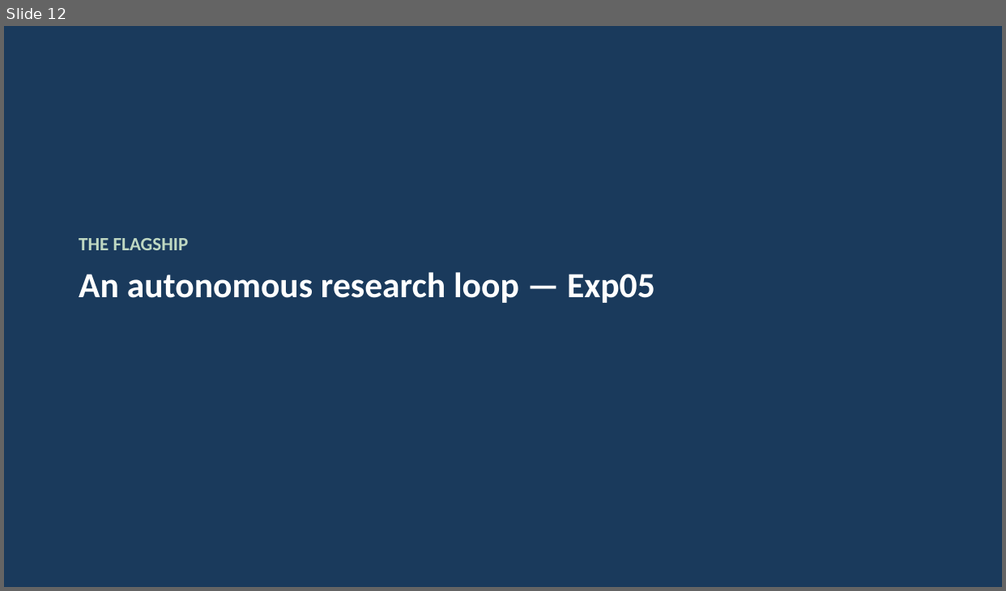
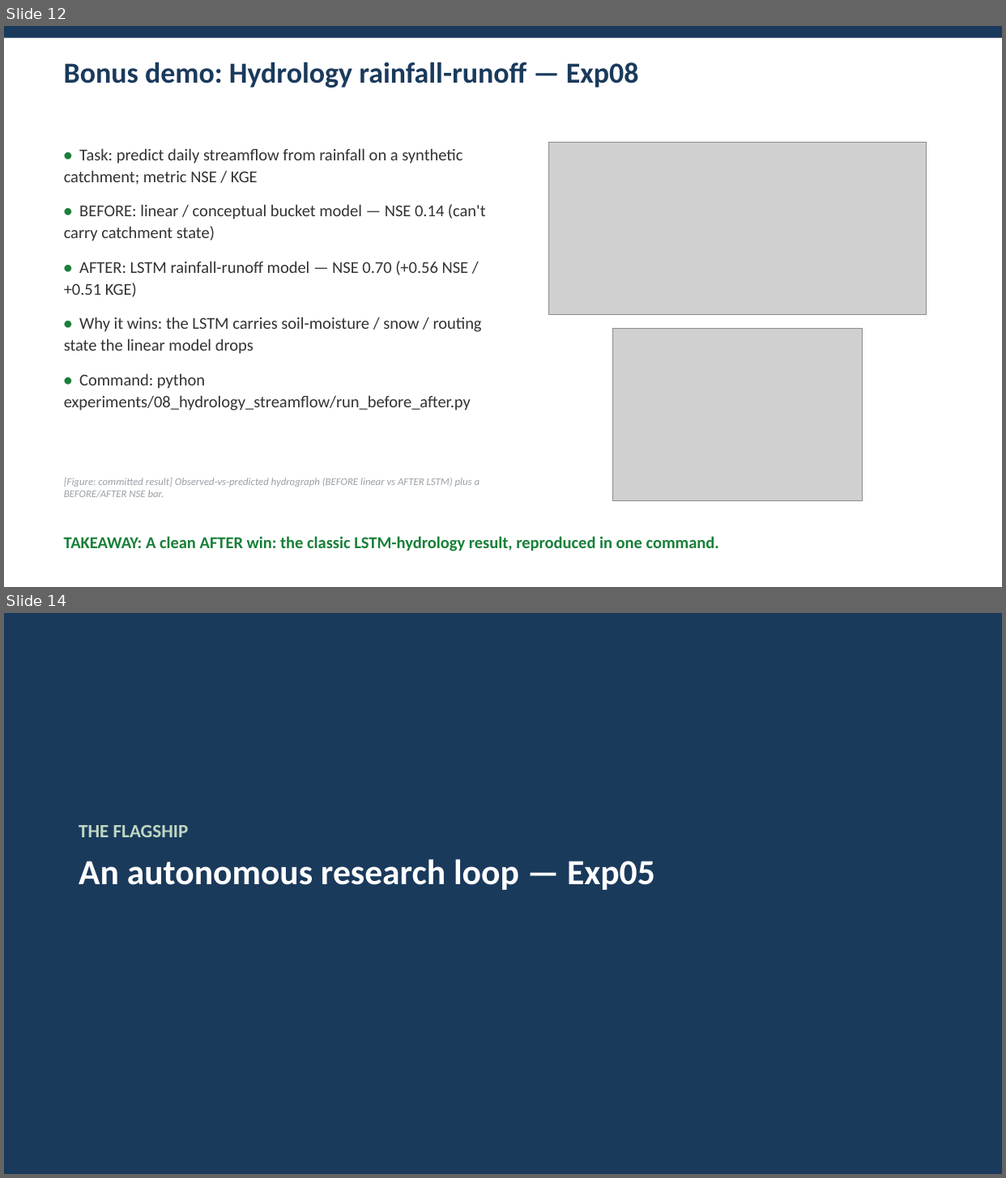
Before and after one commit to dlmastery/environment_stats_talk, a slide deck: docs/talk/deck.pptx. Shown one above the other, each under a label of ours: slide 12 before the commit, slides 12 and 14 after it; the slides between them are not shown. The pictures are 1006x591 and 1006x1178 pixels, drawn with LibreOffice and Linux fonts; fonts in the diff are those of the drawing; grey boxes stand for pictures. Boxes give left, top, right and bottom in pixels: in the first picture for what was removed or moved away, otherwise in the second. Text is boxed around its words. In the diff, an @@ line names an element or a change of style, - is before the commit and + after.

```diff
--- a/docs/talk/deck.pptx
+++ b/docs/talk/deck.pptx
@@ slide 12 added at box(4, 26, 1002, 587), background #FFFFFF @@
@@ rectangle added at box(4, 26, 1002, 38), fill #1A3A5C @@
@@ text added at box(64, 62, 639, 88), 28 pt, text #1A3A5C, bold @@
+Bonus demo: Hydrology rainfall-runoff — Exp08
@@ picture added at box(549, 142, 927, 315) @@
@@ text added at box(64, 148, 486, 411), 16 pt, text #333333 @@
+• Task: predict daily streamflow from rainfall on a synthetic catchment; metric NSE / KGE
+• BEFORE: linear / conceptual bucket model — NSE 0.14 (can't carry catchment state)
+• AFTER: LSTM rainfall-runoff model — NSE 0.70 (+0.56 NSE / +0.51 KGE)
+• Why it wins: the LSTM carries soil-moisture / snow / routing state the linear model drops
+• Command: python experiments/08_hydrology_streamflow/run_before_after.py
@@ picture added at box(613, 328, 863, 501) @@
@@ text added at box(64, 478, 480, 497), 10 pt, text #9AA0A6, italic @@
+[Figure: committed result] Observed-vs-predicted hydrograph (BEFORE linear vs AFTER LSTM) plus a BEFORE/AFTER NSE bar.
@@ text added at box(64, 536, 719, 552), 16 pt, text #188038, bold @@
+TAKEAWAY: A clean AFTER win: the classic LSTM-hydrology result, reproduced in one command.
@@ what was slide 12 is now slide 14 @@
```
Also in this commit, not shown: 5 slides changed, 1 other slide added, 1 other file.
